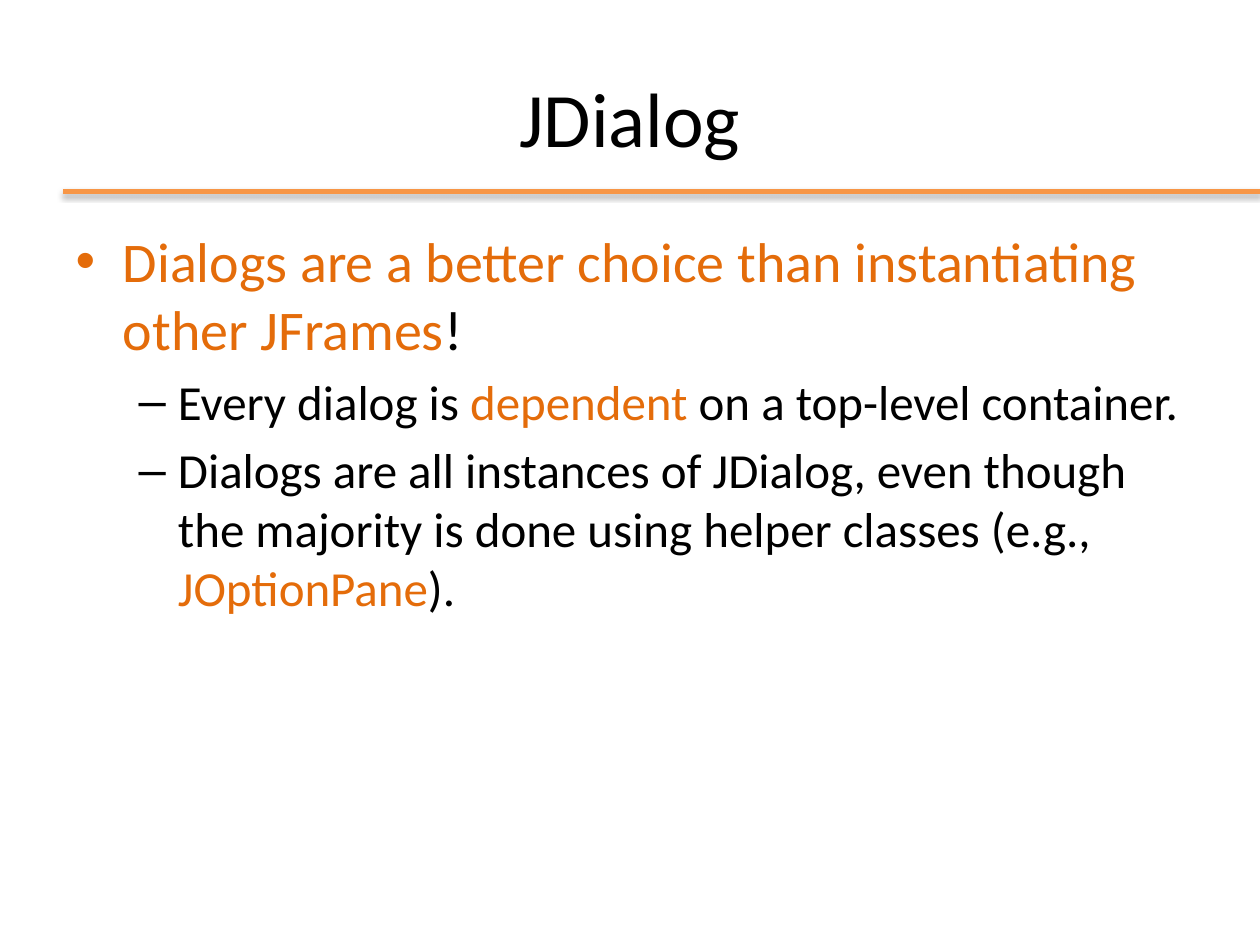
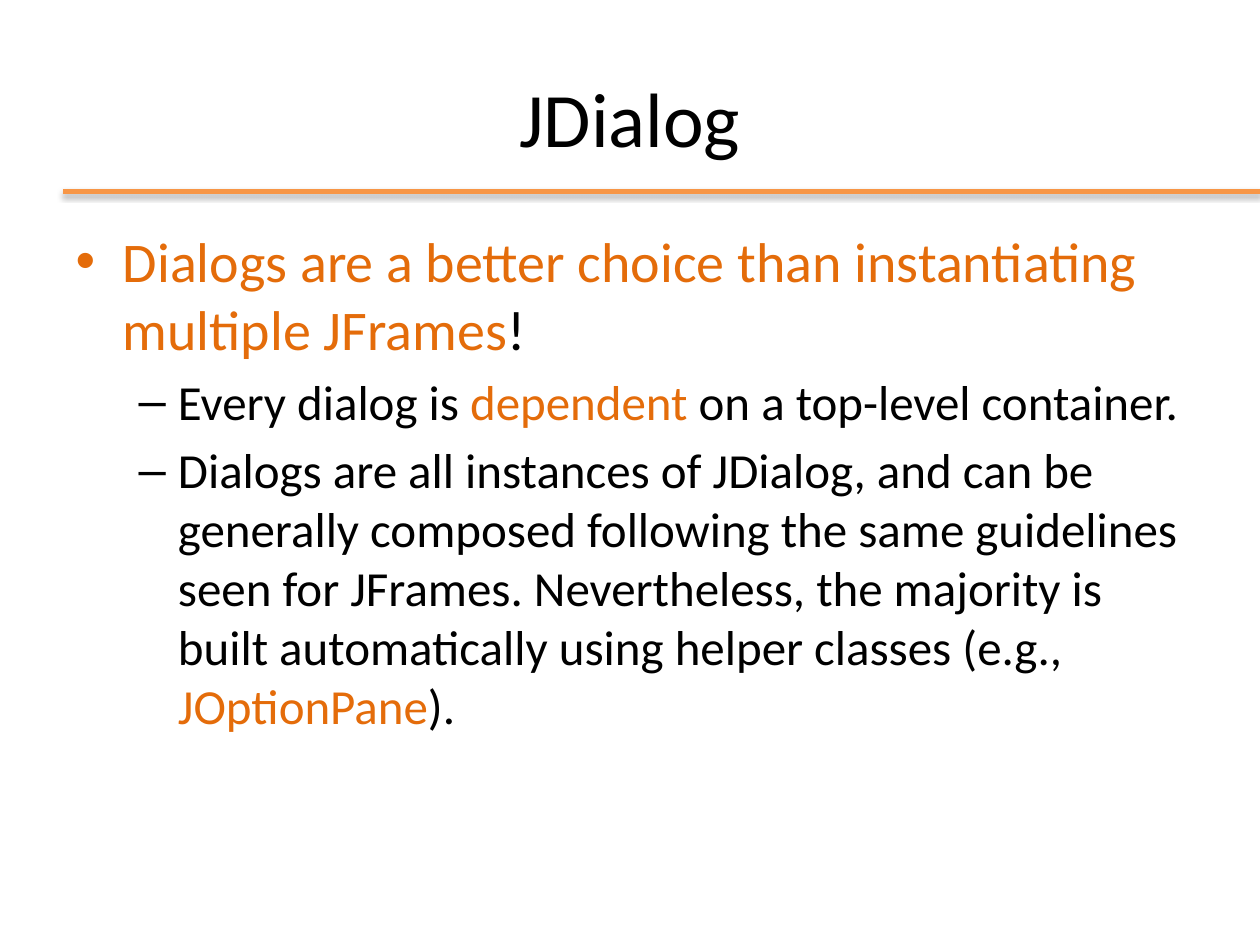
Before and after one commit to Andrea99-beep/ooprogramming, a slide deck: slide 24 of slides/ppt/07_Swing.pptx. Drawn at 1260x945 pixels with LibreOffice and Linux fonts; fonts in the diff are those of the drawing; background and template pictures are left out. Boxes give left, top, right and bottom in pixels: in the first picture for what was removed or moved away, otherwise in the second. Text is boxed around its words. In the diff, an @@ line names an element or a change of style, - is before the commit and + after.

```diff
--- a/slides/ppt/07_Swing.pptx
+++ b/slides/ppt/07_Swing.pptx
@@ text at (x1=123, y1=243, x2=1137, y2=359): text changed @@
-• Dialogs are a better choice than instantiating other JFrames!
+• Dialogs are a better choice than instantiating multiple JFrames!
@@ text at (x1=178, y1=454, x2=1177, y2=732): text changed @@
-  – Dialogs are all instances of JDialog, even though the majority is done using helper classes (e.g., JOptionPane).
+  – Dialogs are all instances of JDialog, and can be generally composed following the same guidelines seen for JFrames. Nevertheless, the majority is built automatically using helper classes (e.g., JOptionPane).
```
Also in this commit, not shown: 28 other slides changed, 1 slide removed, 13 other files.
